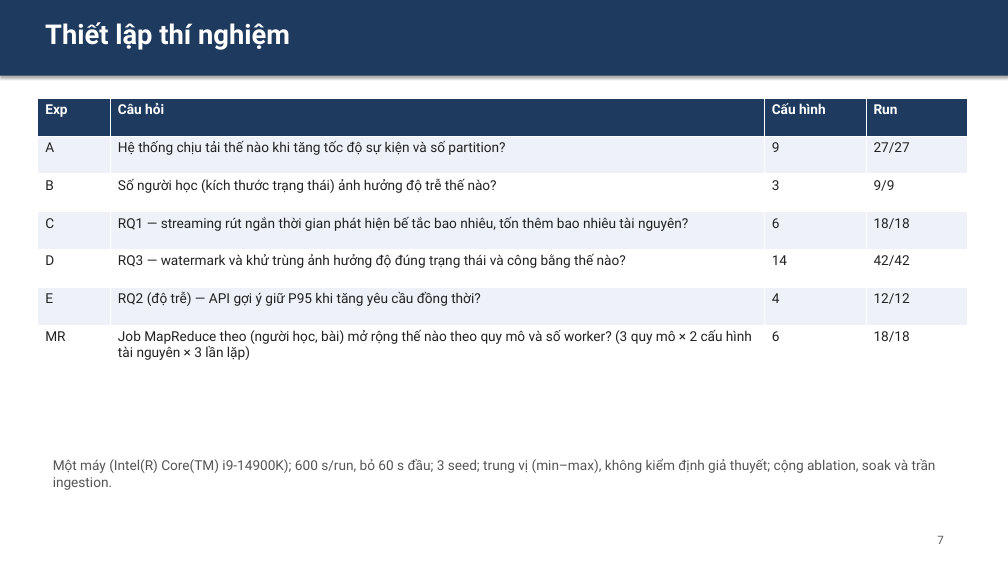
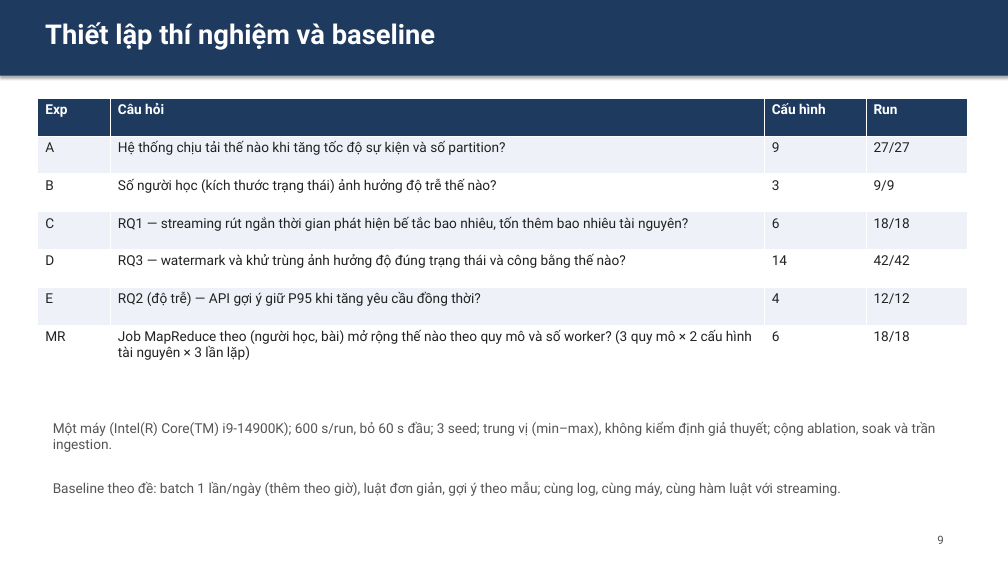
Before and after one commit to vankcdhv/ai-math-tutor, a slide deck: slide 9 of slides/slide.pptx (slide 8 before the commit). Drawn at 1008x567 pixels with LibreOffice and Linux fonts; fonts in the diff are those of the drawing. Boxes give left, top, right and bottom in pixels: in the first picture for what was removed or moved away, otherwise in the second. Text is boxed around its words. In the diff, an @@ line names an element or a change of style, - is before the commit and + after.

```diff
--- a/slides/slide.pptx
+++ b/slides/slide.pptx
@@ text at box(45, 22, 435, 50): text changed @@
-Thiết lập thí nghiệm
+Thiết lập thí nghiệm và baseline
@@ text "Một máy (Intel(R) Core(TM) i9-14900K); ...": place and size @@
-text "Một máy (Intel(R) Core(TM) i9-14900K); ..." at box(53, 458, 936, 490)
+text "Một máy (Intel(R) Core(TM) i9-14900K); ..." at box(53, 421, 936, 452)
@@ text added at box(53, 482, 841, 496), 13 pt, text #555555 @@
+Baseline theo đề: batch 1 lần/ngày (thêm theo giờ), luật đơn giản, gợi ý theo mẫu; cùng log, cùng máy, cùng hàm luật với streaming.
@@ text at box(937, 535, 943, 544): text changed @@
-7
+9
```
Also in this commit, not shown: 14 other slides changed, 4 slides added, 2 slides removed.
